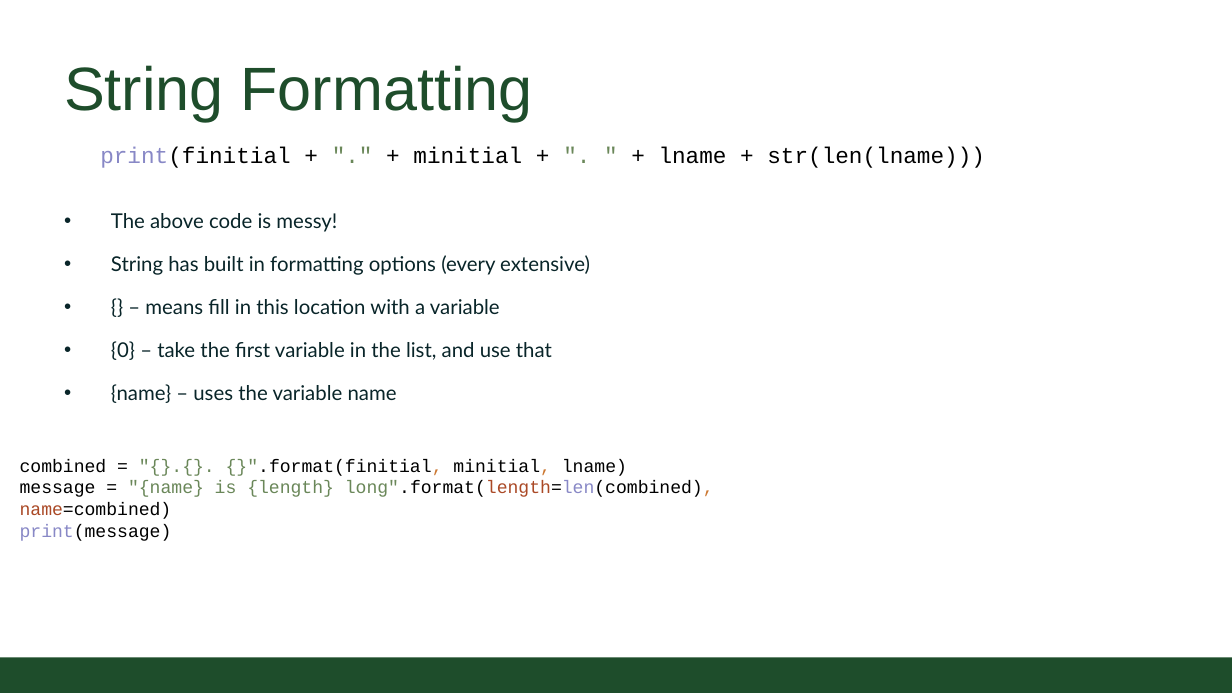
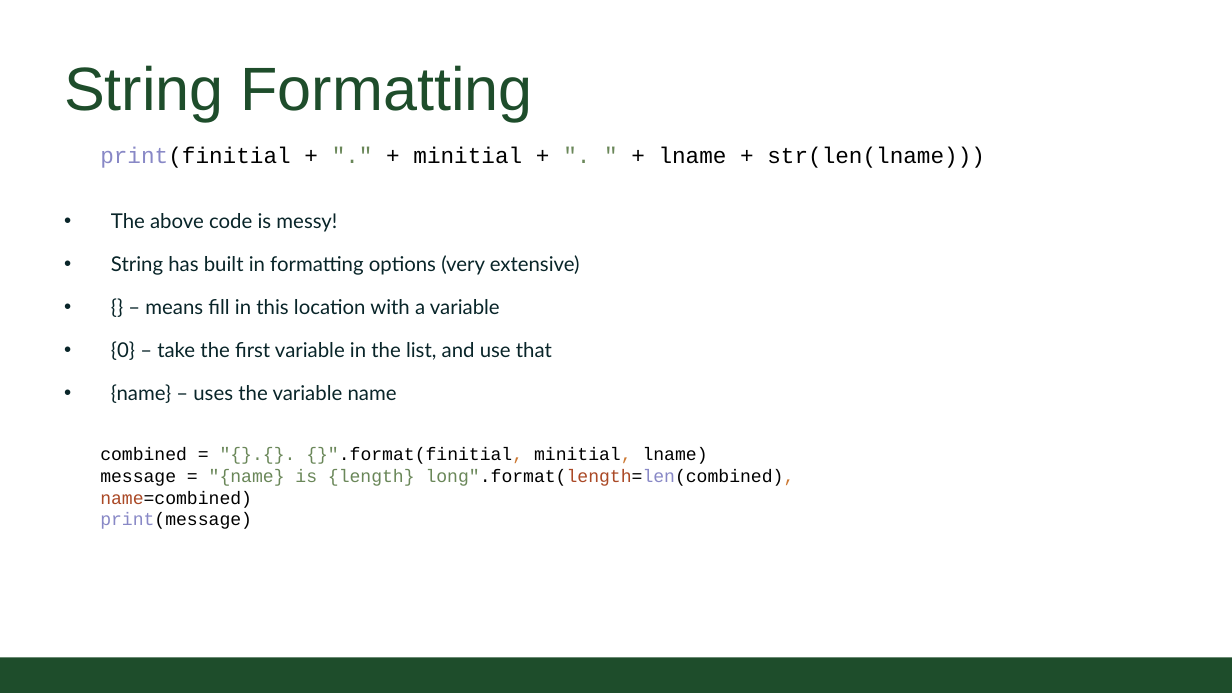
Before and after one commit to CSU-CS150B/handouts, a slide deck: slide 10 of Slides/On-Campus/02_02-StringsAndAmazingGrace.pptx (slide 8 before the commit). Drawn at 1232x693 pixels with LibreOffice and Linux fonts; fonts in the diff are those of the drawing; background and template pictures are left out. Boxes give left, top, right and bottom in pixels: in the first picture for what was removed or moved away, otherwise in the second. Text is boxed around its words. In the diff, an @@ line names an element or a change of style, - is before the commit and + after.

```diff
--- a/Slides/On-Campus/02_02-StringsAndAmazingGrace.pptx
+++ b/Slides/On-Campus/02_02-StringsAndAmazingGrace.pptx
@@ text at bbox=[111, 255, 580, 275]: text changed @@
-• String has built in formatting options (every extensive)
+• String has built in formatting options (very extensive)
@@ text "combined = "{}.{}. {}".format(finitial, minitial, ...": place and size @@
-text "combined = "{}.{}. {}".format(finitial, minitial, ..." at bbox=[20, 459, 714, 541]
+text "combined = "{}.{}. {}".format(finitial, minitial, ..." at bbox=[100, 448, 795, 529]
```
Also in this commit, not shown: 2 other slides changed, 2 slides added, 1 slide removed.
